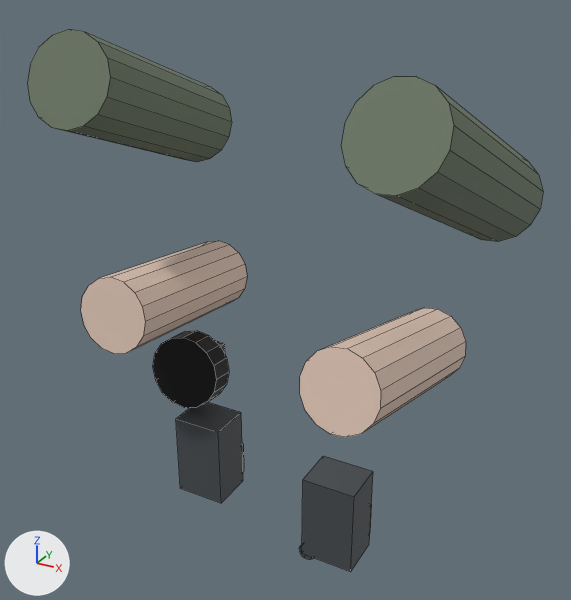
A saved change to the OBJ model models/player/fps_arms.obj.
One viewpoint serves both versions: a 50 mm lens placed at (0.39, -0.706, 0.305), pointed at (0.004, -0.002, -0.047). The axes (+X, +Y, +Z) are drawn at lower left. The lights are the same throughout. The older version comes first. Mesh edges are drawn as thin lines. Where no turn or scale is listed for an object, it has been applied to the vertices.

In view in the first picture: 'FPS_Arms'.
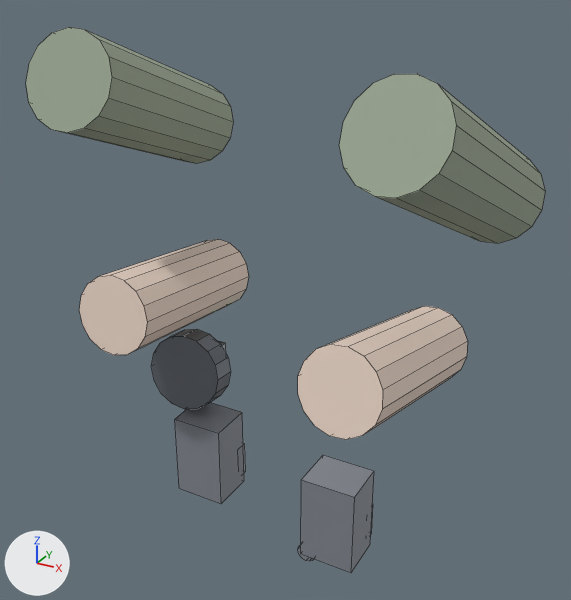
Patch to the scene script:
```diff
--- a/models/player/fps_arms.obj.py
+++ b/models/player/fps_arms.obj.py
@@ mat_mat_tacticalsleeve @@
 mat_mat_tacticalsleeve = principled_material('Mat_TacticalSleeve')
-mat_mat_tacticalsleeve.base_color = (0.16, 0.2, 0.14)  # grey #6f7c69
+mat_mat_tacticalsleeve.base_color = (0.34, 0.4, 0.3)  # grey #9eaa95
 mat_mat_tacticalsleeve.roughness = 0.85
@@ mat_mat_tacticalwatch @@
 mat_mat_tacticalwatch = principled_material('Mat_TacticalWatch')
-mat_mat_tacticalwatch.base_color = (0.02, 0.02, 0.02)  # black #272727
+mat_mat_tacticalwatch.base_color = (0.2, 0.22, 0.25)  # grey #7c8189
 mat_mat_tacticalwatch.metallic = 0.75
@@ mat_mat_tacticalglove @@
 mat_mat_tacticalglove = principled_material('Mat_TacticalGlove')
-mat_mat_tacticalglove.base_color = (0.08, 0.09, 0.1)  # dark grey #505559
+mat_mat_tacticalglove.base_color = (0.26, 0.28, 0.32)  # grey #8b9099
 mat_mat_tacticalglove.metallic = 0.25
@@ me_fps_arms @@
 # used by ob_fps_arms; location = (0.0, 0.0, 0.0)
-me_fps_arms.from_pydata(...)  # 240 vertices, 144 faces; spans x -0.239..0.241, y -0.146..0.139, z -0.332..0.238
+me_fps_arms.from_pydata(...)  # 240 vertices, 144 faces; spans x -0.241..0.243, y -0.147..0.139, z -0.333..0.24
+# me_fps_arms part 1: the loose piece of 32 vertices spanning x 0.119..0.241, y -0.138..0.138, z 0.023..0.217 is multiplied about its middle by the matrix ((1.041, -0.004, 0.002), (-0.004, 1.007, 0.015), (0.002, 0.015, 1.035))
+# other edits to the shape of me_fps_arms do not show in these pictures
 me_fps_arms.materials.append(mat_mat_tacticalsleeve)
```

Where the change shows, as pixel boxes (x1, y1, x2, y2) in the pictures (571 x 600 px; the box of a moved part takes in the faces that stretch with it):
'FPS_Arms', recoloured, reshaped (lighter)
    before: (28, 29, 543, 572)
    after: (26, 27, 545, 573)
part 1 of me_fps_arms, moved or reshaped
    before: (342, 76, 543, 242)
    after: (339, 74, 545, 244)
